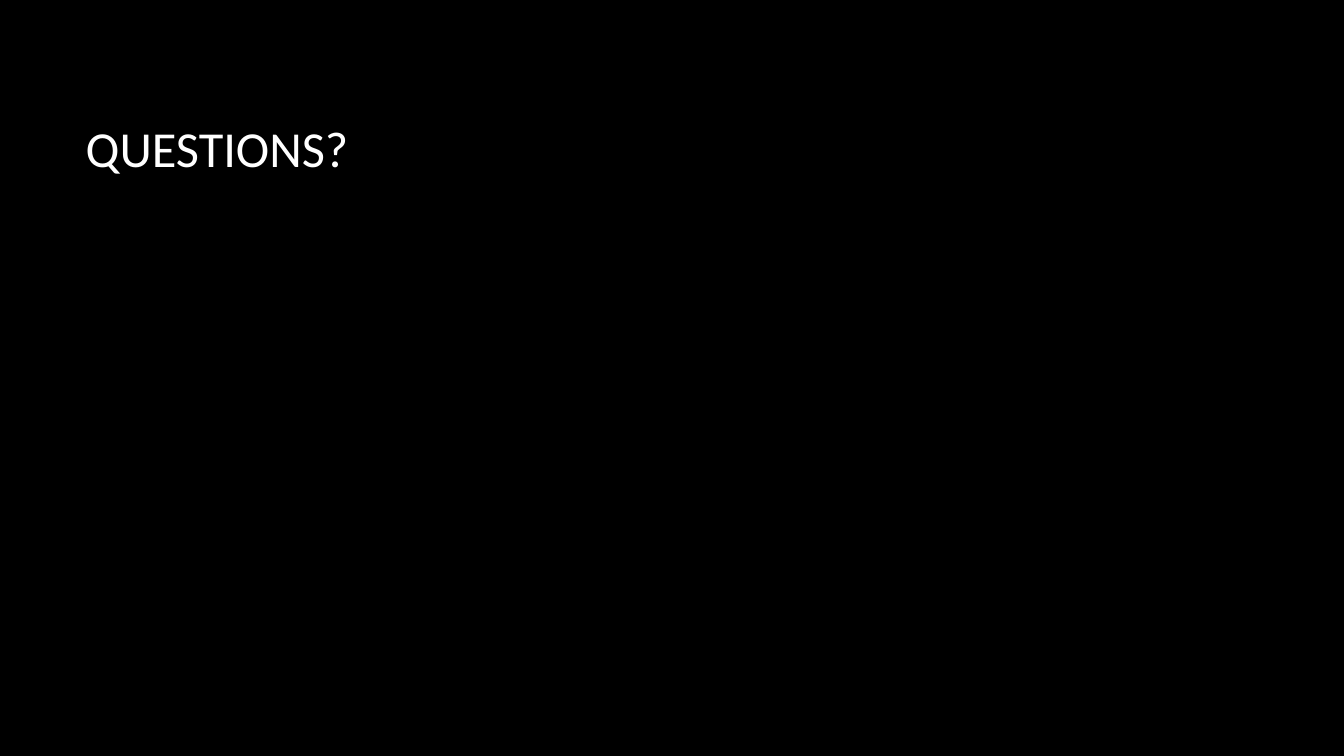
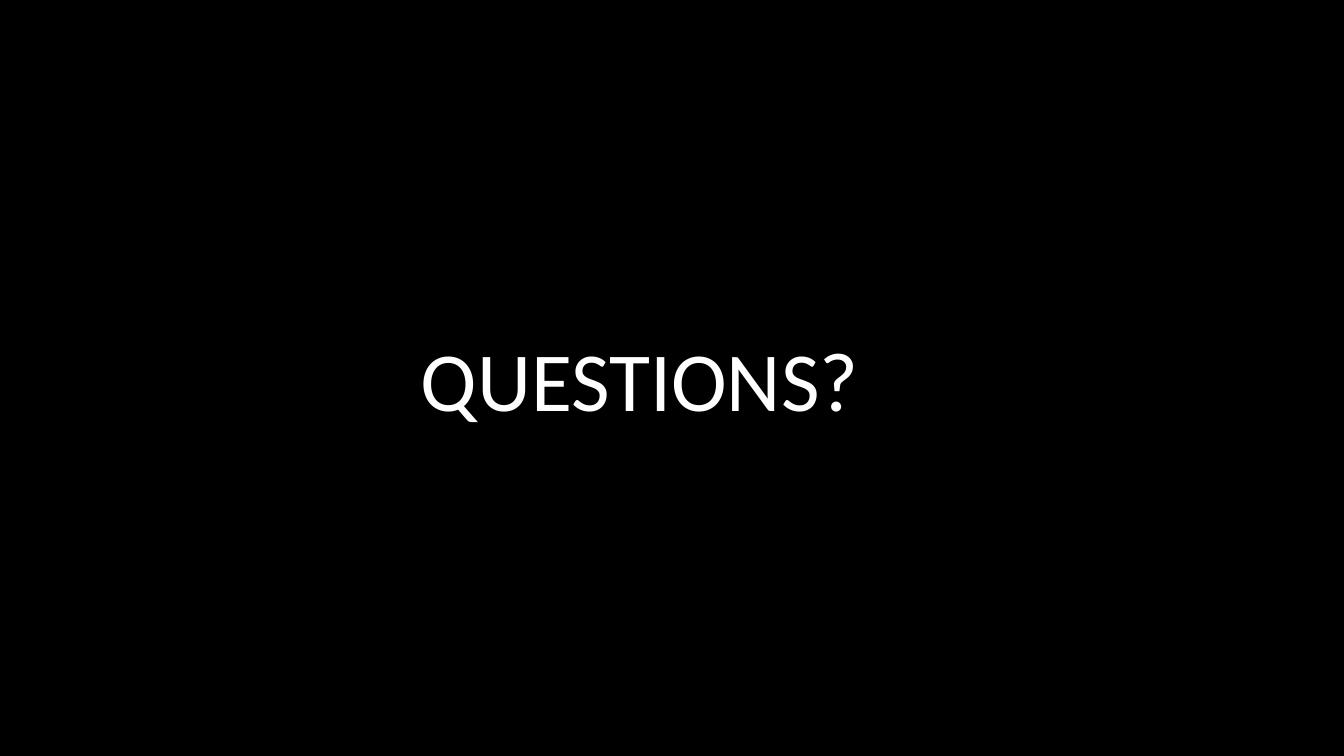
Before and after one commit to CSCI4850/S20-team3-project, a slide deck: slide 11 of Presentation.pptx (slide 6 before the commit). Drawn at 1344x756 pixels with LibreOffice and Linux fonts; fonts in the diff are those of the drawing; background and template pictures are left out. Boxes give left, top, right and bottom in pixels: in the first picture for what was removed or moved away, otherwise in the second. Text is boxed around its words. In the diff, an @@ line names an element or a change of style, - is before the commit and + after.

```diff
--- a/Presentation.pptx
+++ b/Presentation.pptx
@@ title "QUESTIONS?" moved from (x1=86, y1=132, x2=349, y2=174) to (x1=421, y1=353, x2=859, y2=422) @@
@@ title "QUESTIONS?" at (x1=421, y1=353, x2=859, y2=422): size 36 to 60 pt @@
```
Also in this commit, not shown: 4 other slides changed, 7 slides added, 2 slides removed.
